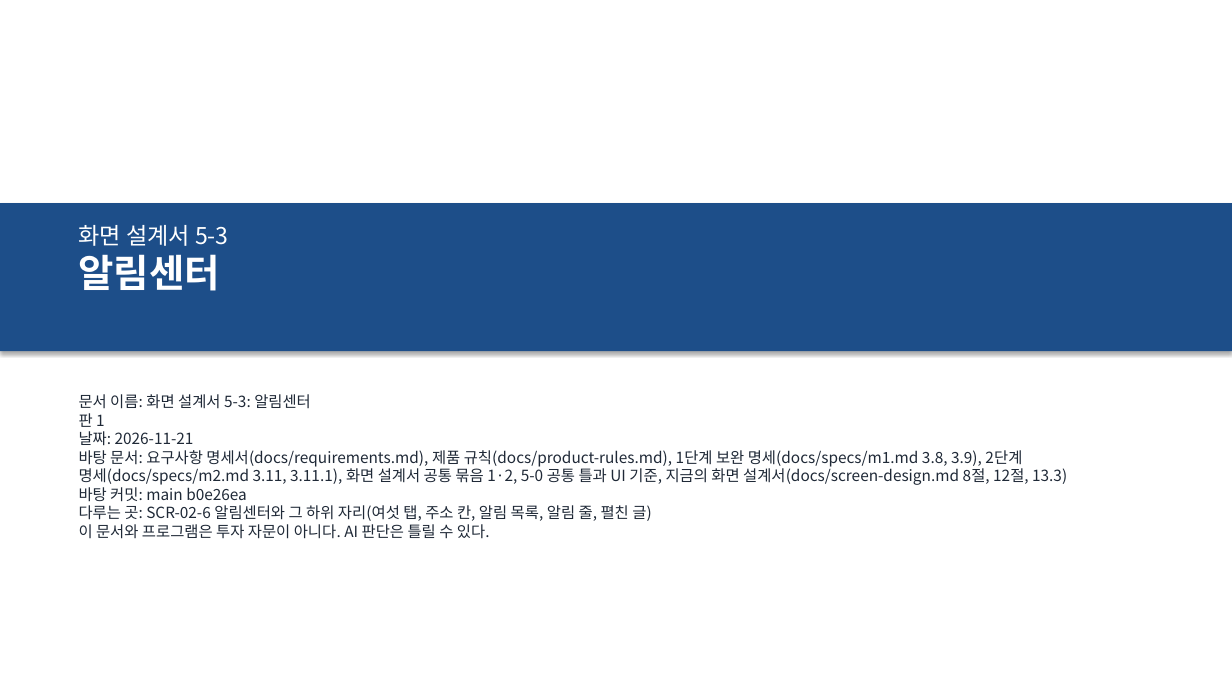
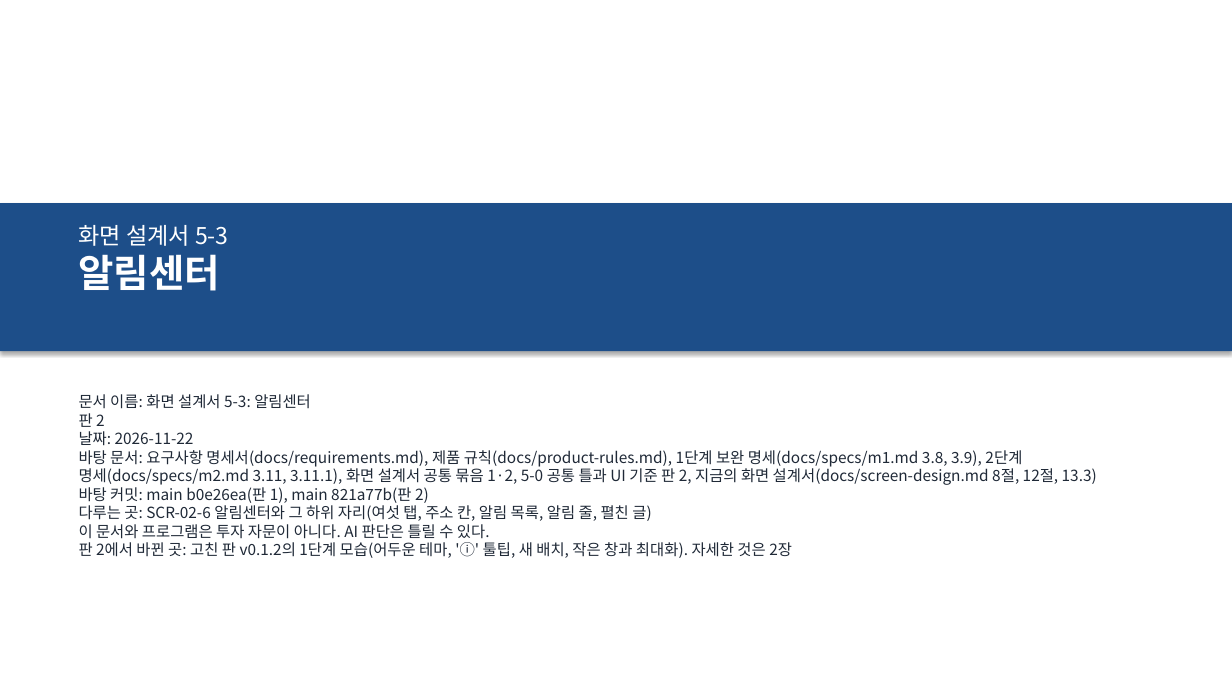
Before and after one commit to khy920723/coin-report-trader, a slide deck: slide 1 of docs/screen-design/12-alerts.pptx. Drawn at 1232x693 pixels with LibreOffice and Linux fonts; fonts in the diff are those of the drawing. Boxes give left, top, right and bottom in pixels: in the first picture for what was removed or moved away, otherwise in the second. Text is boxed around its words. In the diff, an @@ line names an element or a change of style, - is before the commit and + after.

```diff
--- a/docs/screen-design/12-alerts.pptx
+++ b/docs/screen-design/12-alerts.pptx
@@ text at (79,413,1097,503): text changed @@
-판 1
-날짜: 2026-11-21
-바탕 문서: 요구사항 명세서(docs/requirements.md), 제품 규칙(docs/product-rules.md), 1단계 보완 명세(docs/specs/m1.md 3.8, 3.9), 2단계 명세(docs/specs/m2.md 3.11, 3.11.1), 화면 설계서 공통 묶음 1·2, 5-0 공통 틀과 UI 기준, 지금의 화면 설계서(docs/screen-design.md 8절, 12절, 13.3)
-바탕 커밋: main b0e26ea
+판 2
+날짜: 2026-11-22
+바탕 문서: 요구사항 명세서(docs/requirements.md), 제품 규칙(docs/product-rules.md), 1단계 보완 명세(docs/specs/m1.md 3.8, 3.9), 2단계 명세(docs/specs/m2.md 3.11, 3.11.1), 화면 설계서 공통 묶음 1·2, 5-0 공통 틀과 UI 기준 판 2, 지금의 화면 설계서(docs/screen-design.md 8절, 12절, 13.3)
+바탕 커밋: main b0e26ea(판 1), main 821a77b(판 2)
@@ text at (79,542,792,558): paragraph added @@
+판 2에서 바뀐 곳: 고친 판 v0.1.2의 1단계 모습(어두운 테마, 'ⓘ' 툴팁, 새 배치, 작은 창과 최대화). 자세한 것은 2장
```
Also in this commit, not shown: 11 other slides changed, 5 slides added, 4 other files.
